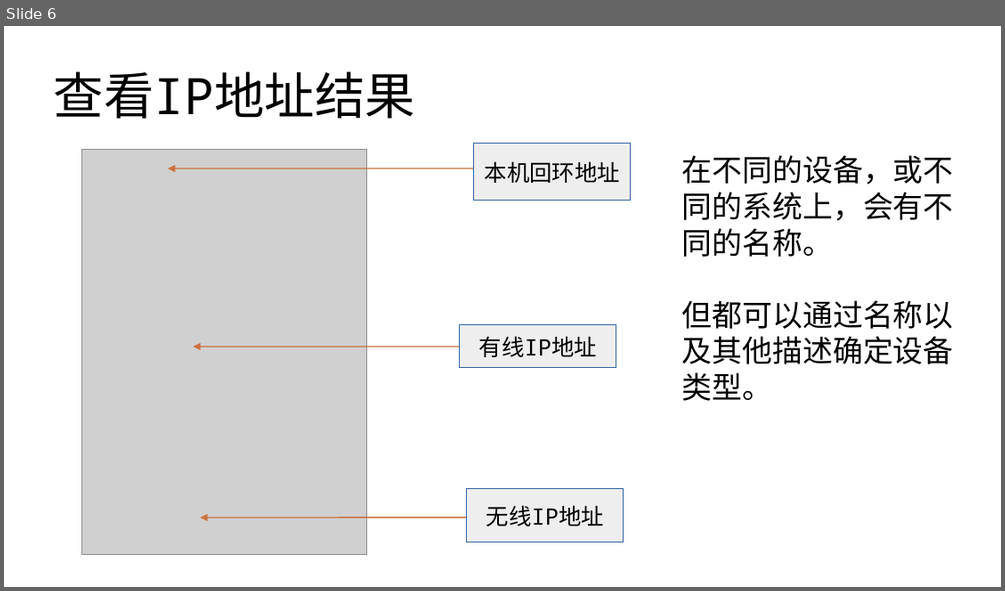
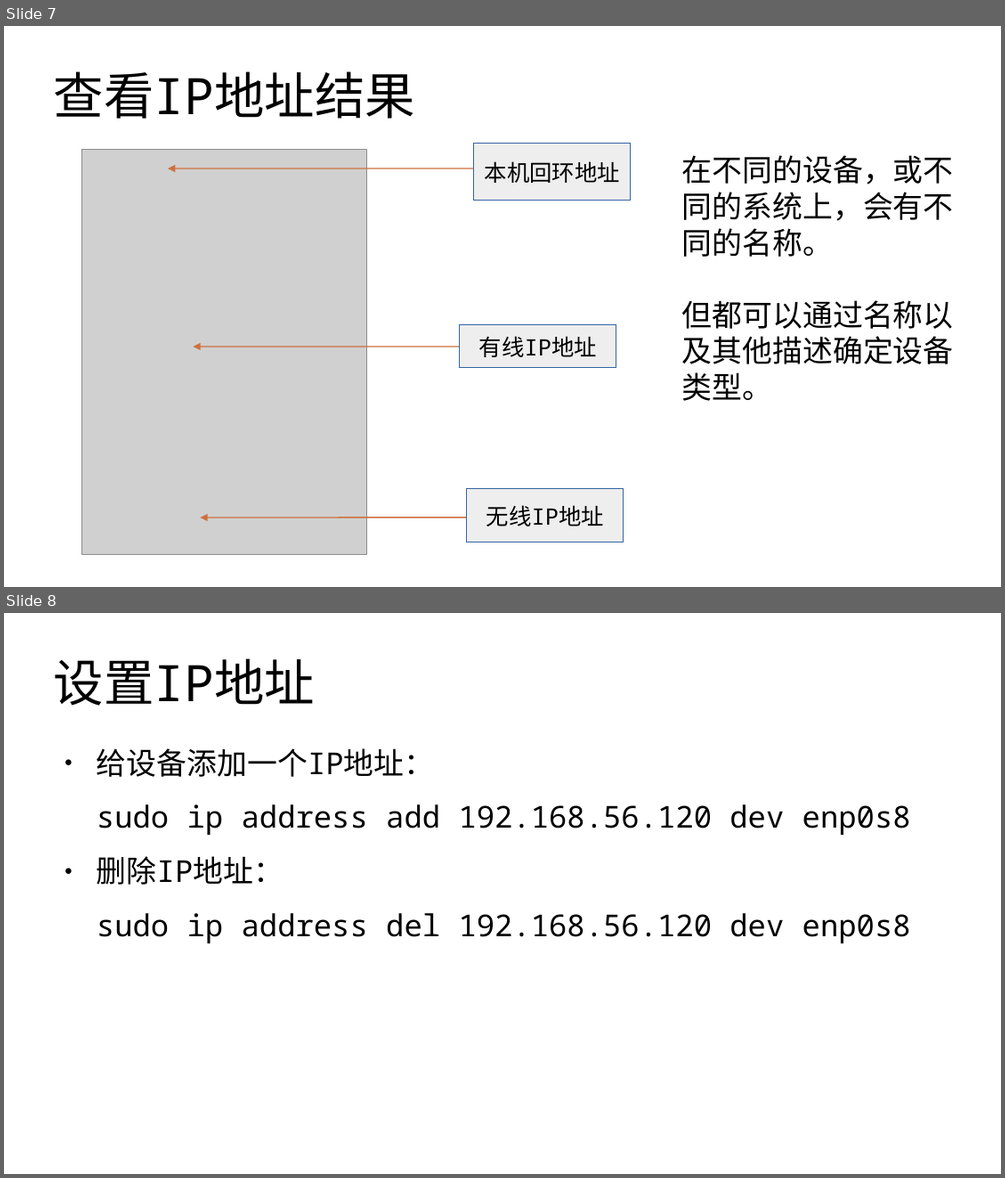
Before and after one commit to master-genius/linux-system, a slide deck: materials/slides/ch09-network.odp. Shown one above the other, each under a label of ours: slide 6 before the commit, slides 7 and 8 after it. The pictures are 1005x591 and 1005x1178 pixels, drawn with LibreOffice and Linux fonts; fonts in the diff are those of the drawing; grey boxes stand for pictures. Boxes give left, top, right and bottom in pixels: in the first picture for what was removed or moved away, otherwise in the second. Text is boxed around its words. In the diff, an @@ line names an element or a change of style, - is before the commit and + after.

```diff
--- a/materials/slides/ch09-network.odp
+++ b/materials/slides/ch09-network.odp
@@ slide 8 added at (4, 613, 1001, 1174), background #FFFFFF @@
@@ title added at (54, 658, 315, 706), 40 pt, text #000000 @@
+设置IP地址
@@ text added at (97, 748, 911, 943), 24 pt, text #000000 @@
+● 给设备添加一个IP地址：
+sudo ip address add 192.168.56.120 dev enp0s8
+● 删除IP地址：
+sudo ip address del 192.168.56.120 dev enp0s8
@@ what was slide 6 is now slide 7 @@
```
Also in this commit, not shown: 6 slides changed, 15 other slides added, 3 slides removed, 1 other file.
